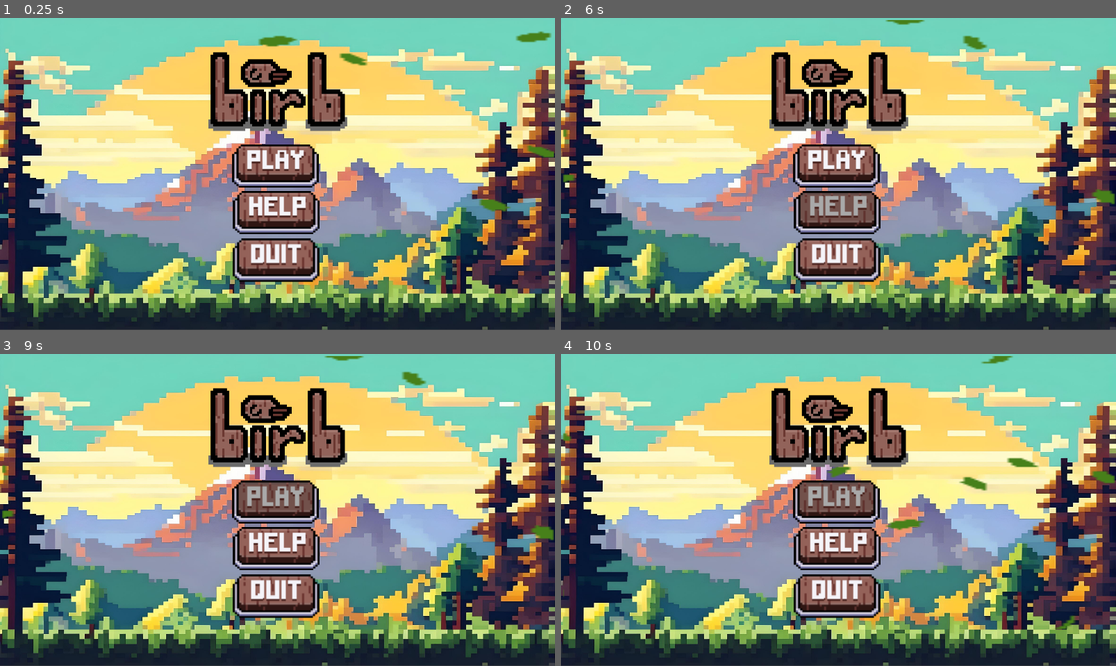
Above: before the commit, frames 1-4 (two rows, left to right).
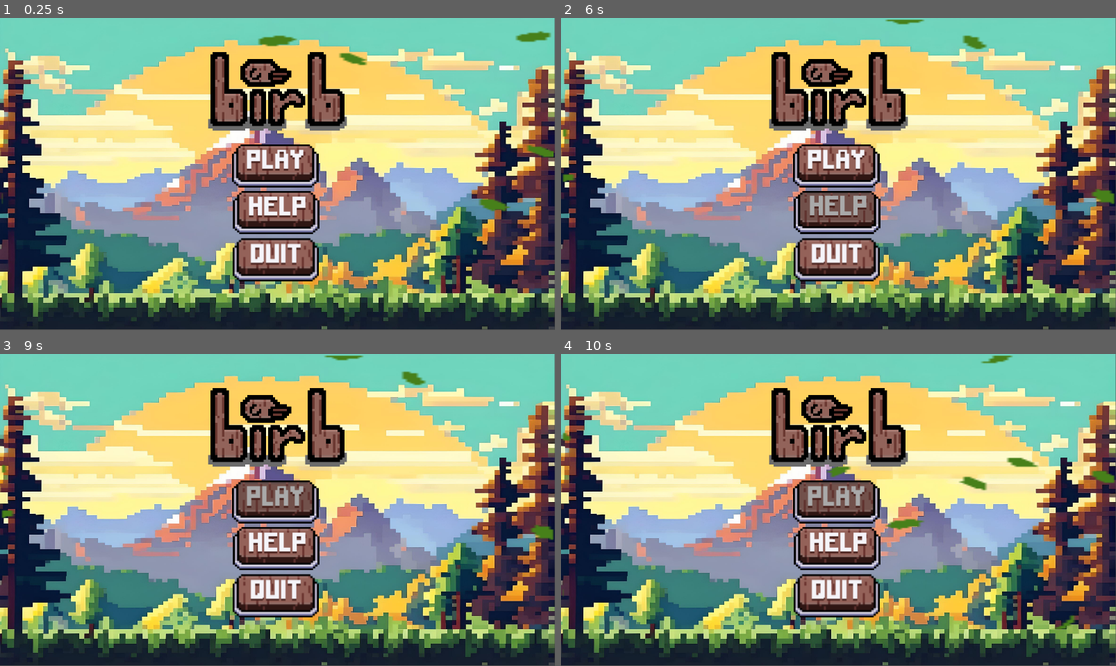
Above: after the commit, the same moments.

Repository: MattRadars/Birb
Game: Godot game, scene res://MainMenu.tscn
Same seed, same stepped clock (60 frames per second), same inputs: the game is played once before the commit and once after it.
Inputs (mouse positions are in pixels of both pictures, inside the frame that each line leads up to):
- Up to frame 1 (0.25 s): no input
- Up to frame 2 (6 s): click (838, 211) at 0.5 s; click (838, 164) at 1.25 s; click (838, 124) at 2.02 s; type "Alex" at 2.1 s; click (838, 180) at 2.75 s; click (838, 223) at 3.5 s; tap Enter (play_again) at 4.25, 5.1, 5.75 s; hold Enter (play_again) 4.28-5.03 s; tap Space (Jump) at 4.52, 4.82, 5, 5.27, 5.57 s; hold Escape (back_scene) from 5.78 s (still down); hold Enter (play_again) from 5.78 s (still down)
- Up to frame 3 (9 s): release Escape (back_scene) at 6.5 s; release Enter (play_again) at 6.5 s; click (277, 500) at 6.5 s; tap Space (Jump) at 7.25, 7.52, 7.82, 8.27, 8.57, 8.75 s; tap Enter (play_again) at 7.35, 8, 8.85 s; hold Enter (play_again) 8.03-8.78 s; hold Escape (back_scene) from 8.78 s (still down)
- Up to frame 4 (10 s): tap Space (Jump) at 9.02, 9.32 s; release Escape (back_scene) at 9.53 s; hold Enter (play_again) from 9.53 s (still down)

The runs differ from the first frame. In frame 1, 6.4% of the frame differs, in the area x 0-100%, y 0-100%; in frame 2, 6.6%; in frame 3, 6.3%; in frame 4, 6.4%.
Error before the commit: Attempt to call function 'compress' in base 'null instance' on a null instance. (res://Lobby.gd:66)
Error after the commit: Out of bounds get index '4' (on base: 'PackedStringArray') (res://Lobby.gd:3)

Commit message:
added help and dynamic ip

Diff:
--- a/CharacterSelect.gd
+++ b/CharacterSelect.gd
@@ -12,6 +12,7 @@
 	update_global_value.rpc("ready_text", 0)
 	scale = GameManager.scale_factor
 	flag = false
+	$IP.text = "IP: " + str(GameManager.ip)
 
 
 func _process(_delta):
--- a/CharacterSelection.tscn
+++ b/CharacterSelection.tscn
@@ -758,6 +758,14 @@
 
 [node name="MultiplayerSynchronizer" type="MultiplayerSynchronizer" parent="."]
 
+[node name="IP" type="Label" parent="."]
+offset_left = 778.0
+offset_top = 1008.0
+offset_right = 1180.0
+offset_bottom = 1104.0
+theme_override_fonts/font = ExtResource("20_npvim")
+theme_override_font_sizes/font_size = 50
+
 [connection signal="pressed" from="Start" to="." method="_on_select_player_pressed"]
 [connection signal="pressed" from="P1Border/Left" to="." method="_on_left_pressed"]
 [connection signal="pressed" from="P1Border/Right" to="." method="_on_right_pressed"]
--- a/Characters/player.tscn
+++ b/Characters/player.tscn
@@ -99,7 +99,8 @@
 [sub_resource type="SceneReplicationConfig" id="SceneReplicationConfig_7sxdc"]
 properties/0/path = NodePath(".:position")
 properties/0/spawn = true
-properties/0/replication_mode = 1
+properties/0/sync = true
+properties/0/watch = false
 
 [sub_resource type="AtlasTexture" id="AtlasTexture_jmnar"]
 atlas = ExtResource("14_8yac3")
--- a/GameManager.gd
+++ b/GameManager.gd
@@ -13,6 +13,7 @@
 var ready_text = "0/1 players are ready!"
 var ready_to_start
 var winner = ""
+var ip = ""
 
 func _ready():
 	pass
--- a/Lobby.gd
+++ b/Lobby.gd
@@ -1,10 +1,6 @@
 extends Node2D
 
-#kyle's
-#@export var Address = "172.25.0.1"
-
-#john's
-@export var Address = "172.16.8.16"
+@export var Address = IP.get_local_addresses()[4]
 @export var port = 35
 var peer
 var character_select
@@ -12,6 +8,7 @@
 
 func _ready():
 	$EnterUsername.max_length = 8
+	GameManager.ip = Address
 	var viewport_size = get_viewport_rect().size
 	var reference_size = Vector2(1920, 1080)  # Your reference size for scaling
 	GameManager.scale_factor = viewport_size / reference_size
@@ -42,7 +39,6 @@
 	pass
 
 func _on_host_btn_pressed():
-	#print("I worked")
 	peer = ENetMultiplayerPeer.new()
 	var error = peer.create_server(port, 4)
 	if error != OK:
@@ -52,7 +48,6 @@
 	var seed = randi_range(1, 69420)
 	GameManager.randomized = seed
 
-
 	multiplayer.set_multiplayer_peer(peer)
 	CharacterSelect()
 	SendPlayerInformation($EnterUsername.text, multiplayer.get_unique_id())
@@ -60,7 +55,6 @@
 	await get_tree().create_timer(0.17).timeout
 
 func _on_join_btn_pressed():
-	#print("I worked")
 	peer = ENetMultiplayerPeer.new()
 	peer.create_client(Address, port)
 	peer.get_host().compress(ENetConnection.COMPRESS_RANGE_CODER)
@@ -129,7 +123,6 @@
 	await get_tree().create_timer(0.17).timeout
 	CharacterSelect()
 
-
 @rpc("any_peer", "call_local")
 func update_seed(value):
 	GameManager.randomized = value
--- a/Lobby.tscn
+++ b/Lobby.tscn
@@ -116,9 +116,9 @@
 
 [node name="StartBTN_temp" type="Button" parent="."]
 offset_left = 836.0
-offset_top = 855.0
+offset_top = 797.0
 offset_right = 1090.0
-offset_bottom = 982.0
+offset_bottom = 924.0
 theme_override_styles/normal = SubResource("StyleBoxTexture_d63bf")
 theme_override_styles/hover = SubResource("StyleBoxTexture_gnwf6")
 theme_override_styles/pressed = SubResource("StyleBoxTexture_vvnr7")
--- a/MainMenu.gd
+++ b/MainMenu.gd
@@ -24,3 +24,16 @@
 	$Button_sound.play()
 	await get_tree().create_timer(0.17).timeout
 	get_tree().quit()
+
+func _input(event):
+	if event.is_action_pressed("back_scene"):
+		$HelpAnimation.play("Downwards")
+		await get_tree().create_timer(0.9).timeout
+		$HelpScreen.visible = false
+
+func _on_help_btn_pressed(event):
+	$Button_sound.play()
+	if $HelpScreen.visible == false:
+		$HelpAnimation.play("Upwards")
+		$HelpScreen.visible = true
+		$HelpScreen.play()
--- a/MainMenu.tscn
+++ b/MainMenu.tscn
@@ -13,6 +13,8 @@
 [ext_resource type="AudioStream" uid="uid://uj5wsfeag45u" path="res://Sound Effects/theme.mp3" id="10_5441e"]
 [ext_resource type="AudioStream" uid="uid://cbbmu3vvqnbsm" path="res://Sound Effects/bird chirp.mp3" id="12_tui2l"]
 [ext_resource type="Texture2D" uid="uid://dnc1jjm7fkohl" path="res://Frames/Leaves-SpriteSheet.png" id="13_vgof7"]
+[ext_resource type="Texture2D" uid="uid://4n0bl8s2r57i" path="res://Frames/help-pop-up1.png" id="14_q5ucg"]
+[ext_resource type="Texture2D" uid="uid://cstxtwfe4etdv" path="res://Frames/help-pop-up2.png" id="15_cn0uf"]
 
 [sub_resource type="StyleBoxTexture" id="StyleBoxTexture_kgnsr"]
 texture = ExtResource("2_eeses")
@@ -170,8 +172,58 @@
 
 [sub_resource type="StyleBoxEmpty" id="StyleBoxEmpty_ihof7"]
 
+[sub_resource type="SpriteFrames" id="SpriteFrames_lppjs"]
+animations = [{
+"frames": [{
+"duration": 1.0,
+"texture": ExtResource("14_q5ucg")
+}, {
+"duration": 1.0,
+"texture": ExtResource("15_cn0uf")
+}],
+"loop": true,
+"name": &"Help",
+"speed": 5.0
+}]
+
+[sub_resource type="Animation" id="Animation_lec68"]
+resource_name = "Downwards"
+tracks/0/type = "value"
+tracks/0/imported = false
+tracks/0/enabled = true
+tracks/0/path = NodePath("HelpScreen:position")
+tracks/0/interp = 1
+tracks/0/loop_wrap = true
+tracks/0/keys = {
+"times": PackedFloat32Array(0, 0.9),
+"transitions": PackedFloat32Array(1, 1),
+"update": 0,
+"values": [Vector2(980, 720), Vector2(980, 1500)]
+}
+
+[sub_resource type="Animation" id="Animation_8po8r"]
+resource_name = "Upwards"
+tracks/0/type = "value"
+tracks/0/imported = false
+tracks/0/enabled = true
+tracks/0/path = NodePath("HelpScreen:position")
+tracks/0/interp = 1
+tracks/0/loop_wrap = true
+tracks/0/keys = {
+"times": PackedFloat32Array(0.1, 0.9),
+"transitions": PackedFloat32Array(1, 1),
+"update": 0,
+"values": [Vector2(980, 1500), Vector2(980, 720)]
+}
+
+[sub_resource type="AnimationLibrary" id="AnimationLibrary_f5lnr"]
+_data = {
+"Downwards": SubResource("Animation_lec68"),
+"Upwards": SubResource("Animation_8po8r")
+}
+
 [node name="Menu" type="Node2D"]
-position = Vector2(1, -16)
+position = Vector2(0, -17)
 script = ExtResource("1_qtf2m")
 
 [node name="Panel" type="Panel" parent="."]
@@ -236,5 +288,19 @@
 stream = ExtResource("12_tui2l")
 autoplay = true
 
+[node name="HelpScreen" type="AnimatedSprite2D" parent="."]
+visible = false
+position = Vector2(980, 720)
+scale = Vector2(1.94666, 1.9891)
+sprite_frames = SubResource("SpriteFrames_lppjs")
+animation = &"Help"
+frame_progress = 0.453914
+
+[node name="HelpAnimation" type="AnimationPlayer" parent="."]
+libraries = {
+"": SubResource("AnimationLibrary_f5lnr")
+}
+
 [connection signal="pressed" from="PlayBTN" to="." method="_on_play_btn_pressed"]
+[connection signal="pressed" from="HelpBTN" to="." method="_on_help_btn_pressed"]
 [connection signal="pressed" from="QuitBTN" to="." method="_on_quit_btn_pressed"]
--- a/project.godot
+++ b/project.godot
@@ -12,7 +12,7 @@
 
 config/name="Birb"
 run/main_scene="res://MainMenu.tscn"
-config/features=PackedStringArray("4.2", "Mobile")
+config/features=PackedStringArray("4.1", "Mobile")
 config/icon="res://icon.svg"
 
 [autoload]
Binary file changed: Buttons/HelpButton1.png
Binary file changed: Buttons/HelpButton2.png
Not shown: 1 places in MainMenu.tscn that only renumber resources
